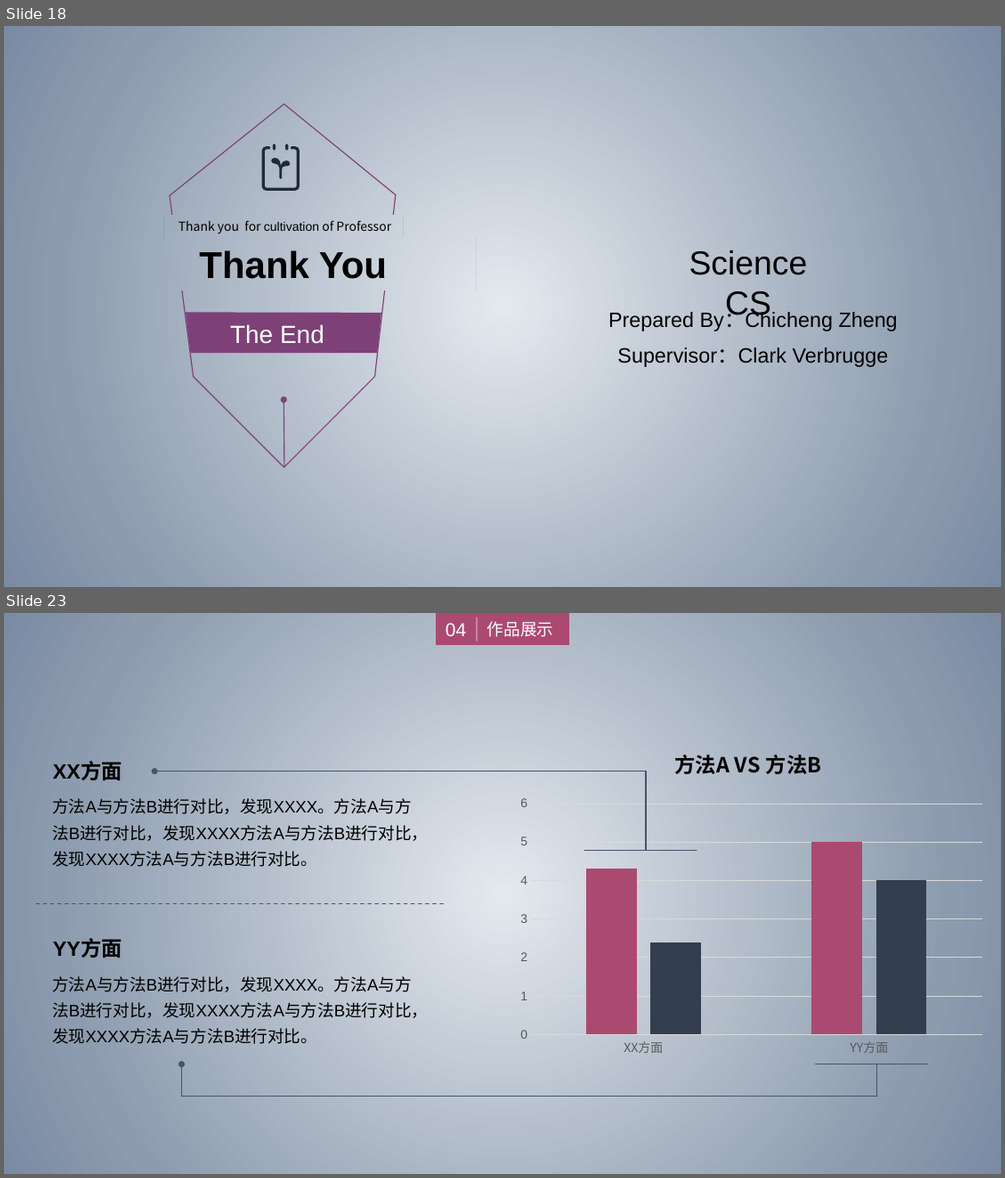
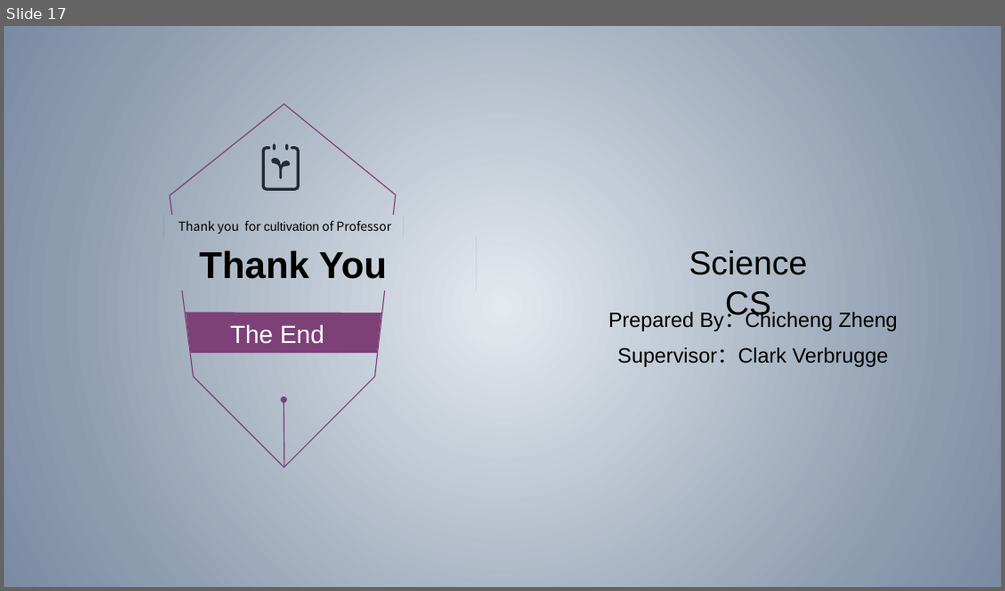
Before and after one commit to zhuangzhuang131419/McGill, a slide deck: COMP396/Presentation.pptx. Shown one above the other, each under a label of ours: slides 18 and 23 before the commit, slide 17 after it; the slides between them are not shown. The pictures are 1005x1178 and 1005x591 pixels, drawn with LibreOffice and Linux fonts; fonts in the diff are those of the drawing. Boxes give left, top, right and bottom in pixels: in the first picture for what was removed or moved away, otherwise in the second. Text is boxed around its words. In the diff, an @@ line names an element or a change of style, - is before the commit and + after.

Commit message:
Remove slides

```diff
--- a/COMP396/Presentation.pptx
+++ b/COMP396/Presentation.pptx
@@ slide 23 removed at (4,613,1001,1174), background gradient #E4E9EF to #8C9BAE to #7B8BA4 @@
@@ group removed at (437,613,568,644): 2 texts, 1 rectangle, 1 line @@
-作品展示
-04
@@ column chart removed at (511,742,992,1062) @@
-title "方法A VS 方法B"
-categories: XX方面, YY方面
-Series 1: 4.3, 5
-Series 2: 2.4, 4
@@ text removed at (53,762,122,780) @@
-XX方面
@@ arrow removed from (646, 771) to (154, 771) @@
@@ line removed from (646, 771) to (646, 850) @@
@@ text removed at (52,795,428,867) @@
-方法A与方法B进行对比，发现XXXX。方法A与方法B进行对比，发现XXXX方法A与方法B进行对比，发现XXXX方法A与方法B进行对比。
@@ line removed from (584, 850) to (696, 850) @@
@@ line removed from (36, 904) to (446, 904) @@
@@ text removed at (53,940,122,957) @@
-YY方面
@@ text removed at (52,973,428,1044) @@
-方法A与方法B进行对比，发现XXXX。方法A与方法B进行对比，发现XXXX方法A与方法B进行对比，发现XXXX方法A与方法B进行对比。
@@ arrow removed from (182, 1096) to (182, 1064) @@
@@ line removed from (816, 1064) to (928, 1064) @@
@@ line removed from (877, 1096) to (877, 1064) @@
@@ line removed from (182, 1096) to (877, 1096) @@
@@ what was slide 18 is now slide 17 @@
```
Also in this commit, not shown: 6 other slides removed.
